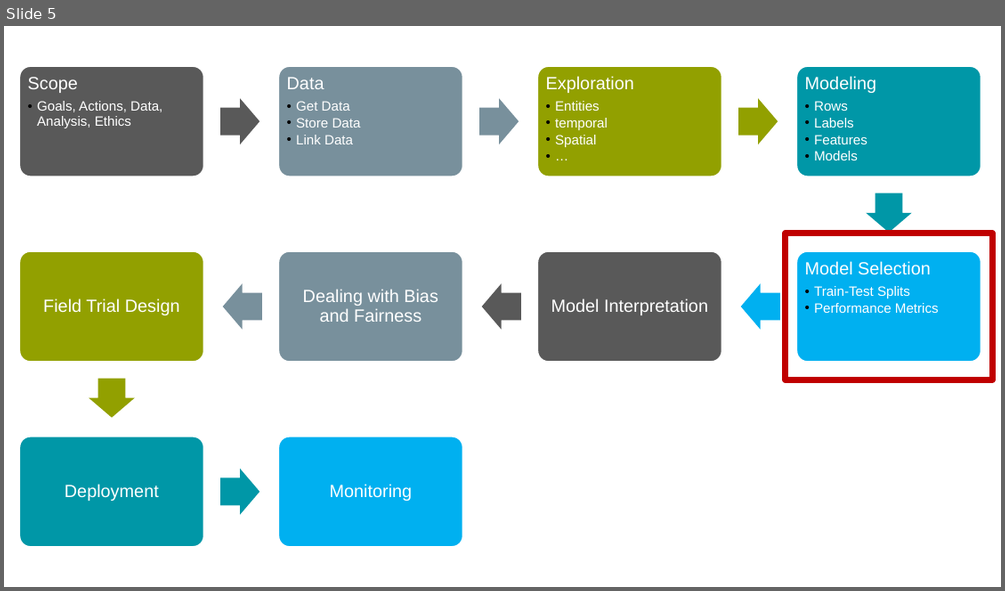
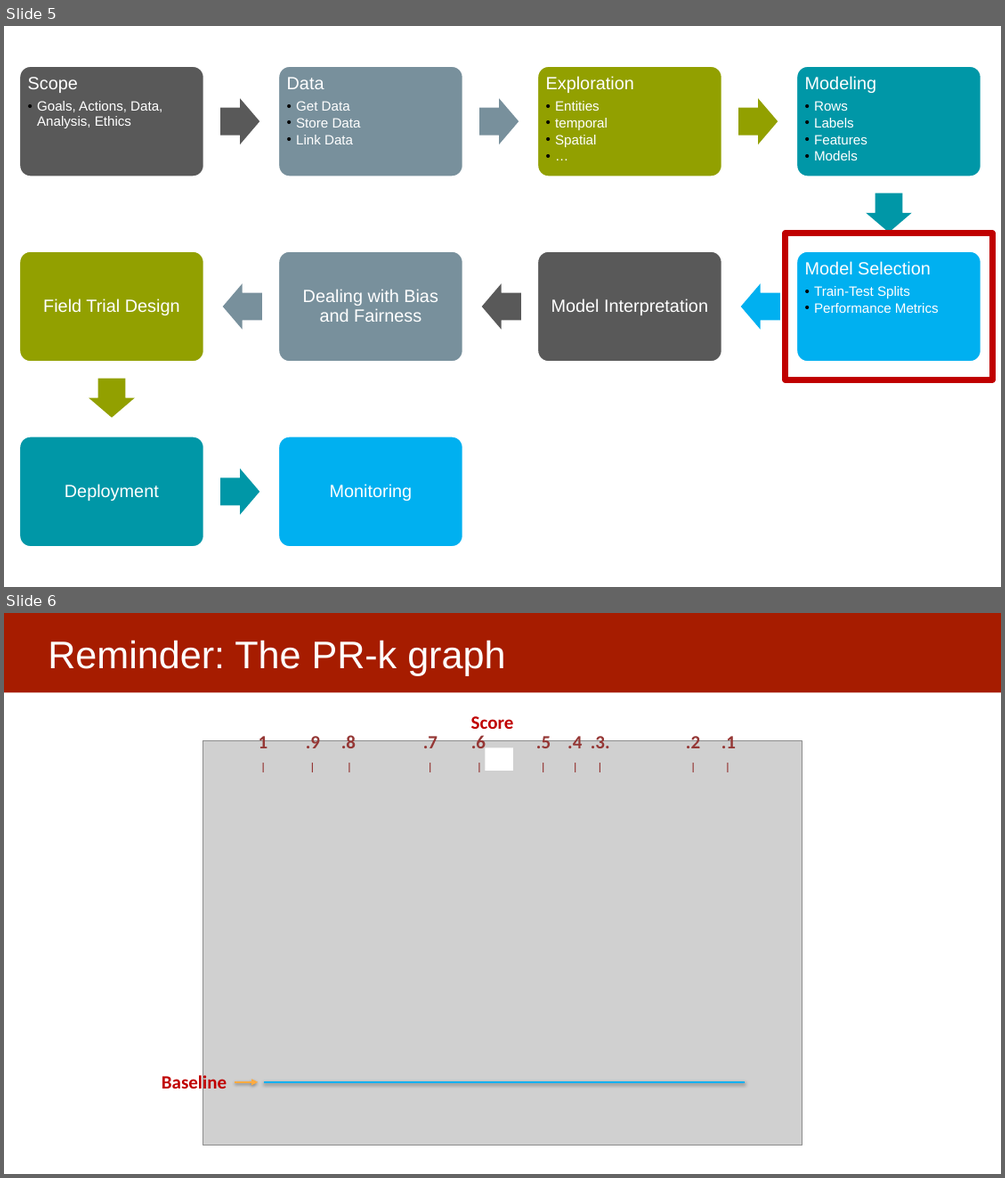
Before and after one commit to dssg/mlforpublicpolicylab, a slide deck: 07 - Performance and Evaluation Pt 2/Model Selection and Validation - Part II.pptx. Shown one above the other, each under a label of ours: slide 5 before the commit, slides 5 and 6 after it. The pictures are 1005x591 and 1005x1178 pixels, drawn with LibreOffice and Linux fonts; fonts in the diff are those of the drawing; grey boxes stand for pictures. Boxes give left, top, right and bottom in pixels: in the first picture for what was removed or moved away, otherwise in the second. Text is boxed around its words. In the diff, an @@ line names an element or a change of style, - is before the commit and + after.

```diff
--- a/07 - Performance and Evaluation Pt 2/Model Selection and Validation - Part II.pptx
+++ b/07 - Performance and Evaluation Pt 2/Model Selection and Validation - Part II.pptx
@@ slide 6 added at [4, 613, 1001, 1174], background #FFFFFF @@
@@ rectangle added at [4, 613, 1001, 692], fill #A61C00 @@
@@ title added at [48, 640, 505, 675], 37 pt, text #FFFFFF @@
+Reminder: The PR-k graph
@@ text added at [471, 716, 514, 729], 18 pt, text #C00000, bold @@
+Score
@@ picture added at [202, 741, 802, 1145] @@
@@ text added at [259, 733, 736, 748], 18 pt, text #953735, bold @@
+1 .9 .8 .7 .6 .5 .4 .3. .2 .1
+| | | | | | | | | |
@@ rectangle added at [485, 747, 513, 771], fill #FFFFFF @@
@@ text added at [162, 1073, 226, 1094], 18 pt, text #C00000, bold @@
+Baseline
@@ arrow added from (235, 1082) to (258, 1082), #FFAB40 2 pt @@
@@ line added from (745, 1082) to (264, 1082), #00B0F0 2.25 pt @@
```
Also in this commit, not shown: 2 slides changed.
